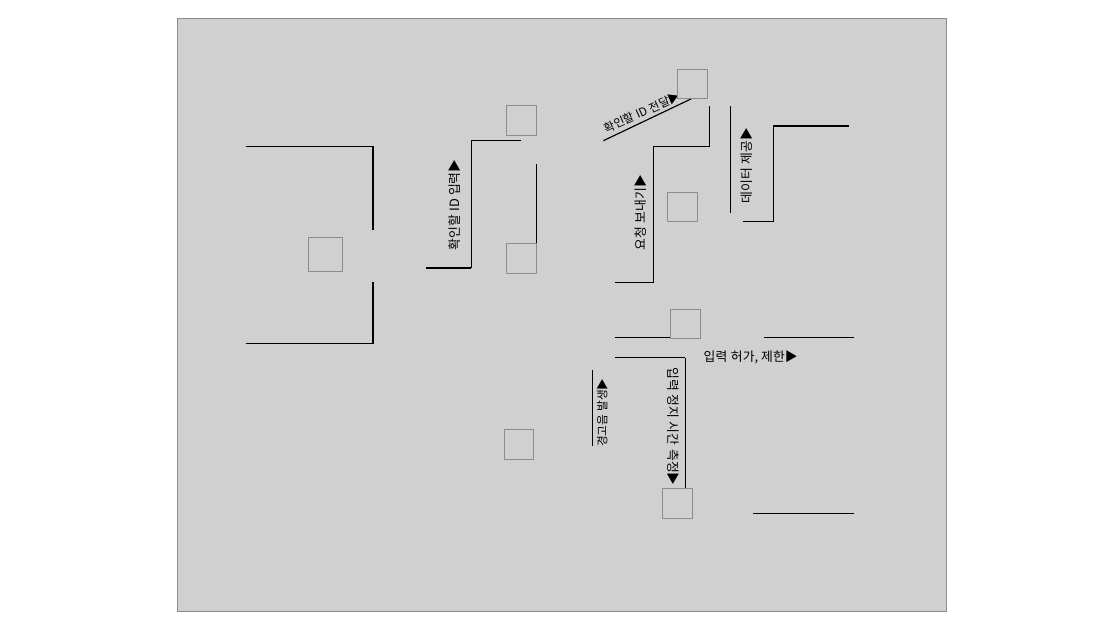
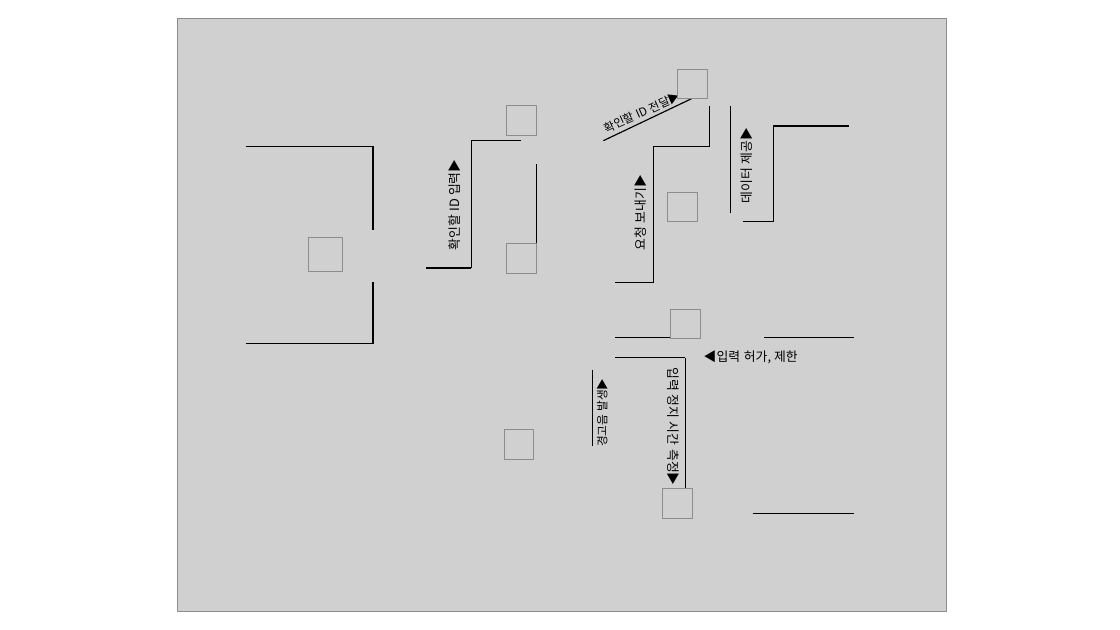
Before and after one commit to hongyaho/Payroll_system, a slide deck: slide 1 of Commuting_and_Working_InformationCheck/res/Domain_Model.pptx. Drawn at 1120x630 pixels with LibreOffice and Linux fonts; fonts in the diff are those of the drawing; grey boxes stand for pictures. Boxes give left, top, right and bottom in pixels: in the first picture for what was removed or moved away, otherwise in the second. Text is boxed around its words. In the diff, an @@ line names an element or a change of style, - is before the commit and + after.

```diff
--- a/Commuting_and_Working_InformationCheck/res/Domain_Model.pptx
+++ b/Commuting_and_Working_InformationCheck/res/Domain_Model.pptx
@@ text at (704,350,798,363): text changed @@
-입력 허가, 제한▶
+◀입력 허가, 제한
```
Also in this commit, not shown: 1 other file.
